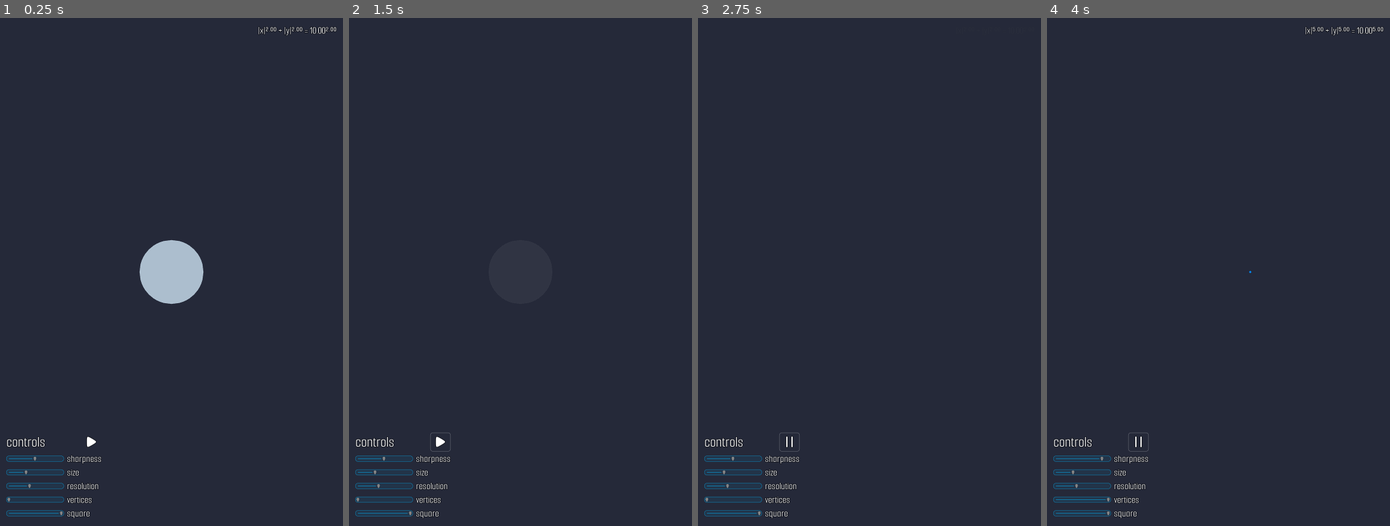
Above: before the commit, frames 1-4 (left to right).
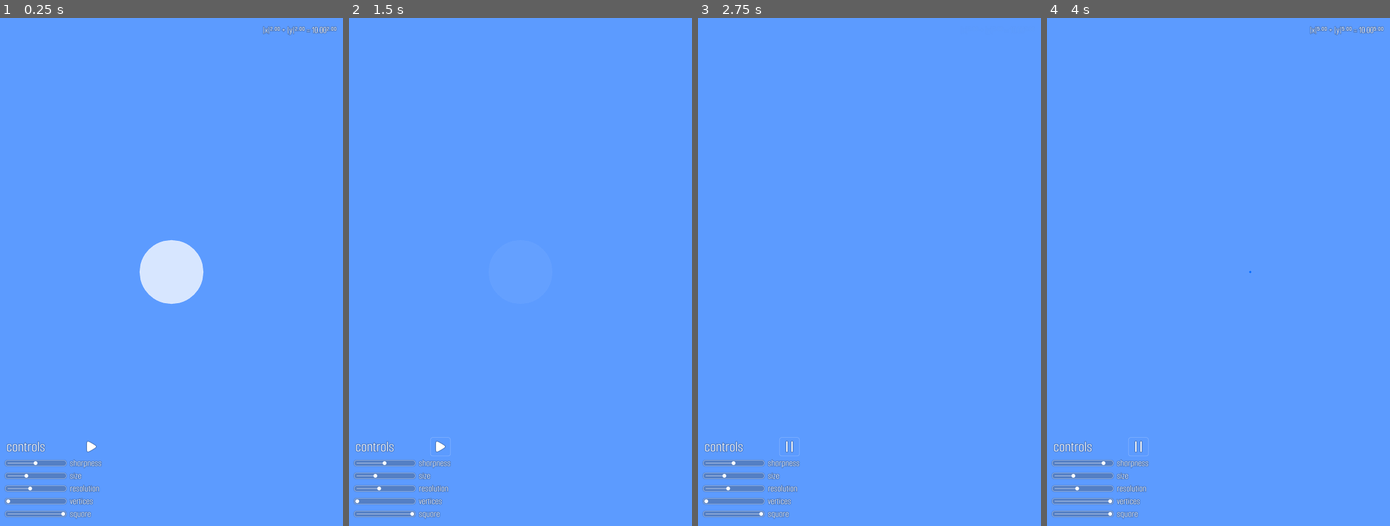
Above: after the commit, the same moments.

Repository: quandangv/circularize
Game: Godot game, scene res://main.tscn
Same seed, same stepped clock (60 frames per second), same inputs: the game is played once before the commit and once after it.
Inputs (mouse positions are in pixels of both pictures, inside the frame that each line leads up to; where the layout moved, square brackets give the same spot in the first picture):
- Up to frame 1 (0.25 s): no input
- Up to frame 2 (1.5 s): click (441, 444) [441, 439] at 0.5 s; click (441, 444) [441, 439] at 1.25 s
- Up to frame 3 (2.75 s): click (790, 444) [790, 439] at 2 s
- Up to frame 4 (4 s): no input

The runs differ from the first frame. In frame 1, 100% of the frame differs, in the area x 0-100%, y 0-100%; in frame 2, 100%; in frame 3, 100%; in frame 4, 100%.

Commit message:
Re-color and improve UI

Diff:
--- /dev/null
+++ b/demo.tscn
@@ -0,0 +1,16 @@
+[gd_scene load_steps=4 format=2]
+
+[ext_resource path="res://fonts/SmoochSans-Regular.ttf" type="DynamicFontData" id=1]
+[ext_resource path="res://main.tscn" type="PackedScene" id=2]
+
+[sub_resource type="DynamicFont" id=1]
+size = 72
+outline_size = 2
+outline_color = Color( 0, 0, 0, 0.25098 )
+font_data = ExtResource( 1 )
+
+[node name="shape" instance=ExtResource( 2 )]
+
+[node name="equation" parent="ui" index="1"]
+theme = null
+custom_fonts/font = SubResource( 1 )
--- a/fonts/MenuFont.tres
+++ b/fonts/MenuFont.tres
@@ -5,5 +5,5 @@
 [resource]
 size = 48
 outline_size = 2
-outline_color = Color( 0, 0, 0, 0.501961 )
+outline_color = Color( 0, 0, 0, 0.25098 )
 font_data = ExtResource( 1 )
--- a/fonts/SmallMenuFont.tres
+++ b/fonts/SmallMenuFont.tres
@@ -5,5 +5,5 @@
 [resource]
 size = 30
 outline_size = 2
-outline_color = Color( 0, 0, 0, 0.501961 )
+outline_color = Color( 0, 0, 0, 0.25098 )
 font_data = ExtResource( 1 )
--- /dev/null
+++ b/icons/grabber.svg
@@ -0,0 +1,50 @@
+<?xml version="1.0" encoding="UTF-8" standalone="no"?>
+<!-- Created with Inkscape (http://www.inkscape.org/) -->
+
+<svg
+   width="12"
+   height="12"
+   viewBox="0 0 3.175 3.175"
+   version="1.1"
+   id="svg5"
+   inkscape:version="1.1.1 (3bf5ae0d25, 2021-09-20, custom)"
+   sodipodi:docname="grabber.svg"
+   xmlns:inkscape="http://www.inkscape.org/namespaces/inkscape"
+   xmlns:sodipodi="http://sodipodi.sourceforge.net/DTD/sodipodi-0.dtd"
+   xmlns="http://www.w3.org/2000/svg"
+   xmlns:svg="http://www.w3.org/2000/svg">
+  <sodipodi:namedview
+     id="namedview7"
+     pagecolor="#505050"
+     bordercolor="#eeeeee"
+     borderopacity="1"
+     inkscape:pageshadow="0"
+     inkscape:pageopacity="0"
+     inkscape:pagecheckerboard="0"
+     inkscape:document-units="mm"
+     showgrid="false"
+     inkscape:zoom="7.5551721"
+     inkscape:cx="5.5591057"
+     inkscape:cy="11.71383"
+     inkscape:window-width="930"
+     inkscape:window-height="490"
+     inkscape:window-x="20"
+     inkscape:window-y="530"
+     inkscape:window-maximized="1"
+     inkscape:current-layer="layer1"
+     units="px" />
+  <defs
+     id="defs2" />
+  <g
+     inkscape:label="Layer 1"
+     inkscape:groupmode="layer"
+     id="layer1"
+     transform="translate(-37.840897,-84.042218)">
+    <circle
+       style="fill:#fdffff;fill-opacity:1;stroke:none;stroke-width:2.117;stroke-linecap:round;stroke-linejoin:round;stroke-opacity:0.5"
+       id="path835"
+       cx="39.428398"
+       cy="85.629723"
+       r="1.5875" />
+  </g>
+</svg>
--- /dev/null
+++ b/icons/grabber_highlight.svg
@@ -0,0 +1,50 @@
+<?xml version="1.0" encoding="UTF-8" standalone="no"?>
+<!-- Created with Inkscape (http://www.inkscape.org/) -->
+
+<svg
+   width="12"
+   height="12"
+   viewBox="0 0 3.175 3.175"
+   version="1.1"
+   id="svg5"
+   inkscape:version="1.1.1 (3bf5ae0d25, 2021-09-20, custom)"
+   sodipodi:docname="grabber_highlight.svg"
+   xmlns:inkscape="http://www.inkscape.org/namespaces/inkscape"
+   xmlns:sodipodi="http://sodipodi.sourceforge.net/DTD/sodipodi-0.dtd"
+   xmlns="http://www.w3.org/2000/svg"
+   xmlns:svg="http://www.w3.org/2000/svg">
+  <sodipodi:namedview
+     id="namedview7"
+     pagecolor="#505050"
+     bordercolor="#eeeeee"
+     borderopacity="1"
+     inkscape:pageshadow="0"
+     inkscape:pageopacity="0"
+     inkscape:pagecheckerboard="0"
+     inkscape:document-units="mm"
+     showgrid="false"
+     inkscape:zoom="7.5551721"
+     inkscape:cx="-8.8680972"
+     inkscape:cy="28.655866"
+     inkscape:window-width="1880"
+     inkscape:window-height="1000"
+     inkscape:window-x="20"
+     inkscape:window-y="20"
+     inkscape:window-maximized="1"
+     inkscape:current-layer="layer1"
+     units="px" />
+  <defs
+     id="defs2" />
+  <g
+     inkscape:label="Layer 1"
+     inkscape:groupmode="layer"
+     id="layer1"
+     transform="translate(-37.840897,-84.042218)">
+    <circle
+       style="fill:#00ffff;fill-opacity:1;stroke:none;stroke-width:2.117;stroke-linecap:round;stroke-linejoin:round;stroke-opacity:0.5"
+       id="path835"
+       cx="39.428398"
+       cy="85.629723"
+       r="1.5875" />
+  </g>
+</svg>
--- a/icons/pause.svg
+++ b/icons/pause.svg
@@ -28,7 +28,7 @@
      showgrid="false"
      units="px"
      inkscape:zoom="6.0526933"
-     inkscape:cx="-31.804024"
+     inkscape:cx="-34.447475"
      inkscape:cy="47.664731"
      inkscape:window-width="1880"
      inkscape:window-height="1000"
@@ -46,7 +46,7 @@
      transform="translate(-94.573463,-96.218104)">
     <path
        id="path1189"
-       style="fill:none;stroke:#000000;stroke-width:2.11667;stroke-linecap:round;stroke-linejoin:round;stroke-miterlimit:4;stroke-dasharray:none;stroke-opacity:0.5"
+       style="fill:none;stroke:#000000;stroke-width:2.11667;stroke-linecap:round;stroke-linejoin:round;stroke-miterlimit:4;stroke-dasharray:none;stroke-opacity:0.25"
        d="m 103.07689,99.640447 v 7.971983 m -4.306853,-7.971983 v 7.971983"
        sodipodi:nodetypes="cccc" />
     <path
--- a/icons/resume.svg
+++ b/icons/resume.svg
@@ -28,14 +28,14 @@
      showgrid="false"
      units="px"
      inkscape:zoom="6.0281173"
-     inkscape:cx="22.312107"
+     inkscape:cx="16.671872"
      inkscape:cy="69.922329"
      inkscape:window-width="1880"
      inkscape:window-height="1000"
      inkscape:window-x="20"
      inkscape:window-y="20"
      inkscape:window-maximized="1"
-     inkscape:current-layer="layer1"
+     inkscape:current-layer="g3102"
      inkscape:snap-global="false" />
   <defs
      id="defs30613" />
@@ -49,7 +49,7 @@
        transform="translate(-10.948056,-0.17185125)">
       <path
          sodipodi:type="star"
-         style="fill:#ffffff;fill-opacity:1;stroke:#000000;stroke-width:15.6124;stroke-linecap:round;stroke-linejoin:round;stroke-miterlimit:4;stroke-dasharray:none;stroke-opacity:0.5"
+         style="fill:#ffffff;fill-opacity:1;stroke:#000000;stroke-width:15.6124;stroke-linecap:round;stroke-linejoin:round;stroke-miterlimit:4;stroke-dasharray:none;stroke-opacity:0.25"
          id="path2980"
          inkscape:flatsided="false"
          sodipodi:sides="3"
--- a/main.tscn
+++ b/main.tscn
@@ -196,7 +196,7 @@
 "times": PoolRealArray( 0 ),
 "transitions": PoolRealArray( 1 ),
 "update": 0,
-"values": [ Color( 0.847059, 0.937255, 1, 0.752941 ) ]
+"values": [ Color( 1, 1, 1, 0.752941 ) ]
 }
 tracks/4/type = "value"
 tracks/4/path = NodePath("../../../equation:modulate")
@@ -261,7 +261,7 @@
 "times": PoolRealArray( 0, 4, 4.5, 11.5, 12, 16 ),
 "transitions": PoolRealArray( 200, 1, 1, 1, 1.19718e-05, 1 ),
 "update": 0,
-"values": [ Color( 0.847059, 0.937255, 1, 0.752941 ), Color( 0.847059, 0.937255, 1, 0 ), Color( 0.847059, 0.937255, 1, 0.752941 ), Color( 0.847059, 0.937255, 1, 0.752941 ), Color( 0.847059, 0.937255, 1, 0 ), Color( 0.847059, 0.937255, 1, 0.752941 ) ]
+"values": [ Color( 1, 1, 1, 0.752941 ), Color( 0.847059, 0.937255, 1, 0 ), Color( 1, 1, 1, 0.752941 ), Color( 1, 1, 1, 0.752941 ), Color( 0.847059, 0.937255, 1, 0 ), Color( 1, 1, 1, 0.752941 ) ]
 }
 
 [sub_resource type="Animation" id=7]
@@ -313,7 +313,7 @@
 "times": PoolRealArray( 1.9, 6 ),
 "transitions": PoolRealArray( 2.46229, 1 ),
 "update": 0,
-"values": [ Color( 0.847059, 0.937255, 1, 0 ), Color( 0.847059, 0.937255, 1, 0.752941 ) ]
+"values": [ Color( 0.847059, 0.937255, 1, 0 ), Color( 1, 1, 1, 0.752941 ) ]
 }
 tracks/4/type = "value"
 tracks/4/path = NodePath("../../../equation:modulate")
@@ -374,8 +374,8 @@
 [node name="shape" type="Node2D"]
 z_index = 1
 script = SubResource( 1 )
-shape_color = Color( 0.847059, 0.937255, 1, 0.752941 )
-vertex_color = Color( 0, 0.552941, 1, 1 )
+shape_color = Color( 1, 1, 1, 0.752941 )
+vertex_color = Color( 0, 0.415686, 1, 1 )
 
 [node name="camera" type="Camera2D" parent="."]
 current = true
@@ -400,13 +400,13 @@
 
 [node name="sliders" type="GridContainer" parent="ui/box"]
 margin_right = 300.0
-margin_bottom = 274.0
+margin_bottom = 259.0
 theme = ExtResource( 2 )
-custom_constants/hseparation = 10
+custom_constants/hseparation = 15
 columns = 2
 
 [node name="title" type="Label" parent="ui/box/sliders"]
-margin_right = 181.0
+margin_right = 185.0
 margin_bottom = 59.0
 theme = ExtResource( 1 )
 text = "controls"
@@ -427,8 +427,8 @@
 
 [node name="sharpness" type="HSlider" parent="ui/box/sliders"]
 margin_top = 63.0
-margin_right = 181.0
-margin_bottom = 102.0
+margin_right = 185.0
+margin_bottom = 99.0
 rect_min_size = Vector2( 0, 30 )
 size_flags_horizontal = 3
 size_flags_vertical = 3
@@ -444,17 +444,17 @@
 [node name="tween" type="Tween" parent="ui/box/sliders/sharpness"]
 
 [node name="Label" type="Label" parent="ui/box/sliders"]
-margin_left = 191.0
+margin_left = 200.0
 margin_top = 63.0
 margin_right = 300.0
-margin_bottom = 102.0
+margin_bottom = 99.0
 text = "sharpness"
 valign = 1
 
 [node name="size" type="HSlider" parent="ui/box/sliders"]
-margin_top = 106.0
-margin_right = 181.0
-margin_bottom = 145.0
+margin_top = 103.0
+margin_right = 185.0
+margin_bottom = 139.0
 rect_min_size = Vector2( 0, 30 )
 size_flags_horizontal = 3
 size_flags_vertical = 3
@@ -464,17 +464,17 @@
 value = 10.0
 
 [node name="Label2" type="Label" parent="ui/box/sliders"]
-margin_left = 191.0
-margin_top = 106.0
-margin_right = 300.0
-margin_bottom = 145.0
+margin_left = 200.0
+margin_top = 103.0
+margin_right = 300.0
+margin_bottom = 139.0
 text = "size"
 valign = 1
 
 [node name="resolution" type="HSlider" parent="ui/box/sliders"]
-margin_top = 149.0
-margin_right = 181.0
-margin_bottom = 188.0
+margin_top = 143.0
+margin_right = 185.0
+margin_bottom = 179.0
 rect_min_size = Vector2( 0, 30 )
 size_flags_horizontal = 3
 size_flags_vertical = 3
@@ -484,17 +484,17 @@
 value = 2.0
 
 [node name="Label4" type="Label" parent="ui/box/sliders"]
-margin_left = 191.0
-margin_top = 149.0
-margin_right = 300.0
-margin_bottom = 188.0
+margin_left = 200.0
+margin_top = 143.0
+margin_right = 300.0
+margin_bottom = 179.0
 text = "resolution"
 valign = 1
 
 [node name="vertices" type="HSlider" parent="ui/box/sliders"]
-margin_top = 192.0
-margin_right = 181.0
-margin_bottom = 231.0
+margin_top = 183.0
+margin_right = 185.0
+margin_bottom = 219.0
 rect_min_size = Vector2( 0, 30 )
 size_flags_horizontal = 3
 size_flags_vertical = 3
@@ -502,17 +502,17 @@
 step = 0.0
 
 [node name="Label3" type="Label" parent="ui/box/sliders"]
-margin_left = 191.0
-margin_top = 192.0
-margin_right = 300.0
-margin_bottom = 231.0
+margin_left = 200.0
+margin_top = 183.0
+margin_right = 300.0
+margin_bottom = 219.0
 text = "vertices"
 valign = 1
 
 [node name="angles" type="HSlider" parent="ui/box/sliders"]
-margin_top = 235.0
-margin_right = 181.0
-margin_bottom = 274.0
+margin_top = 223.0
+margin_right = 185.0
+margin_bottom = 259.0
 rect_min_size = Vector2( 0, 30 )
 size_flags_horizontal = 3
 size_flags_vertical = 3
@@ -522,10 +522,10 @@
 script = SubResource( 3 )
 
 [node name="Label5" type="Label" parent="ui/box/sliders"]
-margin_left = 191.0
-margin_top = 235.0
-margin_right = 300.0
-margin_bottom = 274.0
+margin_left = 200.0
+margin_top = 223.0
+margin_right = 300.0
+margin_bottom = 259.0
 text = "square"
 valign = 1
 
--- a/project.godot
+++ b/project.godot
@@ -28,5 +28,5 @@
 quality/driver/driver_name="GLES2"
 vram_compression/import_etc=true
 vram_compression/import_etc2=false
-environment/default_clear_color=Color( 0.145098, 0.160784, 0.223529, 1 )
+environment/default_clear_color=Color( 0.360784, 0.607843, 1, 1 )
 environment/default_environment="res://default_env.tres"
--- a/small_theme.tres
+++ b/small_theme.tres
@@ -1,6 +1,6 @@
-[gd_resource type="Theme" load_steps=12 format=2]
+[gd_resource type="Theme" load_steps=11 format=2]
 
-[ext_resource path="res://fonts/SmoochSans-Regular.ttf" type="DynamicFontData" id=1]
+[ext_resource path="res://fonts/SmallMenuFont.tres" type="DynamicFont" id=1]
 
 [sub_resource type="StyleBoxFlat" id=1]
 content_margin_left = 8.0
@@ -110,14 +110,8 @@
 expand_margin_top = 8.0
 expand_margin_bottom = 8.0
 
-[sub_resource type="DynamicFont" id=10]
-size = 32
-outline_size = 2
-outline_color = Color( 0, 0, 0, 0.501961 )
-font_data = ExtResource( 1 )
-
 [resource]
-default_font = SubResource( 10 )
+default_font = ExtResource( 1 )
 Button/colors/font_color = Color( 1, 1, 1, 1 )
 Button/colors/font_color_disabled = Color( 0.52549, 0.52549, 0.52549, 0.721569 )
 Button/colors/font_color_focus = Color( 1, 1, 1, 1 )
--- a/theme.tres
+++ b/theme.tres
@@ -1,6 +1,8 @@
-[gd_resource type="Theme" load_steps=13 format=2]
+[gd_resource type="Theme" load_steps=15 format=2]
 
 [ext_resource path="res://fonts/MenuFont.tres" type="DynamicFont" id=1]
+[ext_resource path="res://icons/grabber_highlight.svg" type="Texture" id=2]
+[ext_resource path="res://icons/grabber.svg" type="Texture" id=3]
 
 [sub_resource type="StyleBoxFlat" id=1]
 content_margin_left = 8.0
@@ -83,7 +85,7 @@
 [sub_resource type="StyleBoxFlat" id=11]
 content_margin_left = 0.0
 content_margin_right = 0.0
-bg_color = Color( 0, 0.717647, 1, 0.501961 )
+bg_color = Color( 1, 1, 1, 0.501961 )
 border_width_left = 8
 border_width_right = 8
 border_color = Color( 1, 1, 1, 0 )
@@ -91,11 +93,13 @@
 corner_radius_top_right = 8
 corner_radius_bottom_right = 8
 corner_radius_bottom_left = 8
+expand_margin_left = 4.0
+expand_margin_right = 4.0
 
 [sub_resource type="StyleBoxFlat" id=12]
 content_margin_left = 0.0
 content_margin_right = 0.0
-bg_color = Color( 0, 0.717647, 1, 1 )
+bg_color = Color( 1, 1, 1, 1 )
 border_width_left = 8
 border_width_right = 8
 border_color = Color( 0, 0, 0, 0 )
@@ -103,20 +107,26 @@
 corner_radius_top_right = 8
 corner_radius_bottom_right = 8
 corner_radius_bottom_left = 8
+expand_margin_left = 4.0
+expand_margin_right = 4.0
 
 [sub_resource type="StyleBoxFlat" id=10]
-bg_color = Color( 0, 0.717647, 1, 0.0784314 )
+bg_color = Color( 1, 1, 1, 0.0784314 )
 border_width_left = 1
 border_width_top = 1
 border_width_right = 1
 border_width_bottom = 1
-border_color = Color( 0, 0.717647, 1, 0.721569 )
+border_color = Color( 1, 1, 1, 0.721569 )
 corner_radius_top_left = 8
 corner_radius_top_right = 8
 corner_radius_bottom_right = 8
 corner_radius_bottom_left = 8
+expand_margin_left = 4.0
+expand_margin_right = 4.0
 expand_margin_top = 8.0
 expand_margin_bottom = 8.0
+shadow_color = Color( 0, 0, 0, 0.25098 )
+shadow_size = 3
 
 [sub_resource type="StyleBoxFlat" id=8]
 content_margin_left = 8.0
@@ -156,6 +166,8 @@
 CheckButton/icons/on_disabled = SubResource( 7 )
 CheckButton/styles/normal = SubResource( 4 )
 CheckButton/styles/pressed = SubResource( 5 )
+HSlider/icons/grabber = ExtResource( 3 )
+HSlider/icons/grabber_highlight = ExtResource( 2 )
 HSlider/styles/grabber_area = SubResource( 11 )
 HSlider/styles/grabber_area_highlight = SubResource( 12 )
 HSlider/styles/slider = SubResource( 10 )
Not shown, added: icons/grabber.svg.import
Not shown, added: icons/grabber_highlight.svg.import
